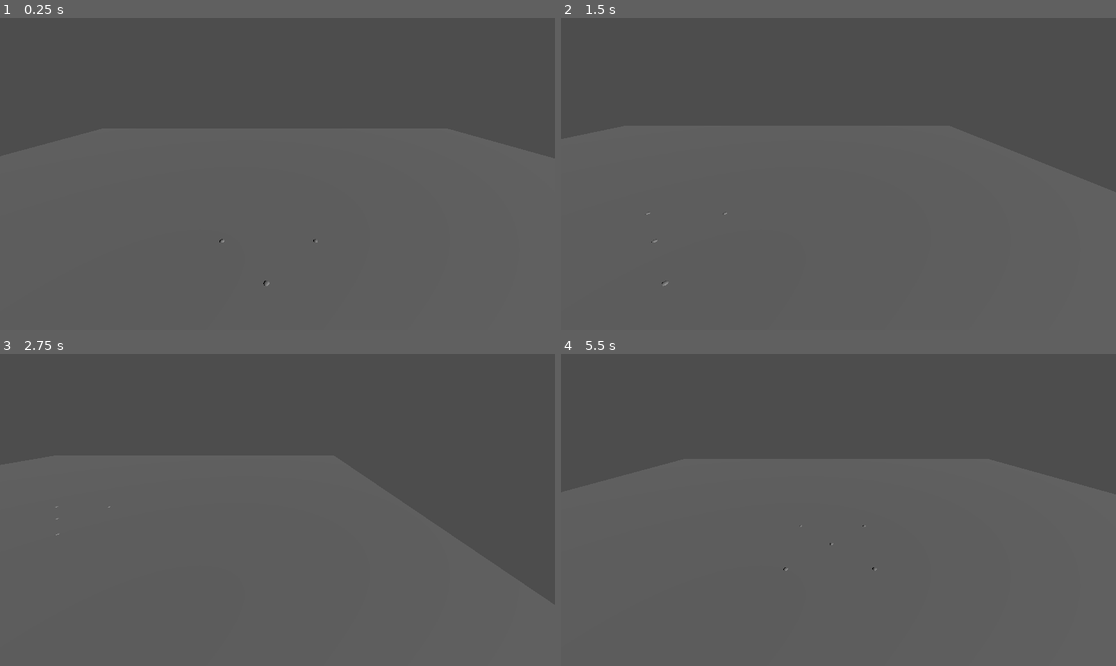
Above: before the commit, frames 1-4 (two rows, left to right).
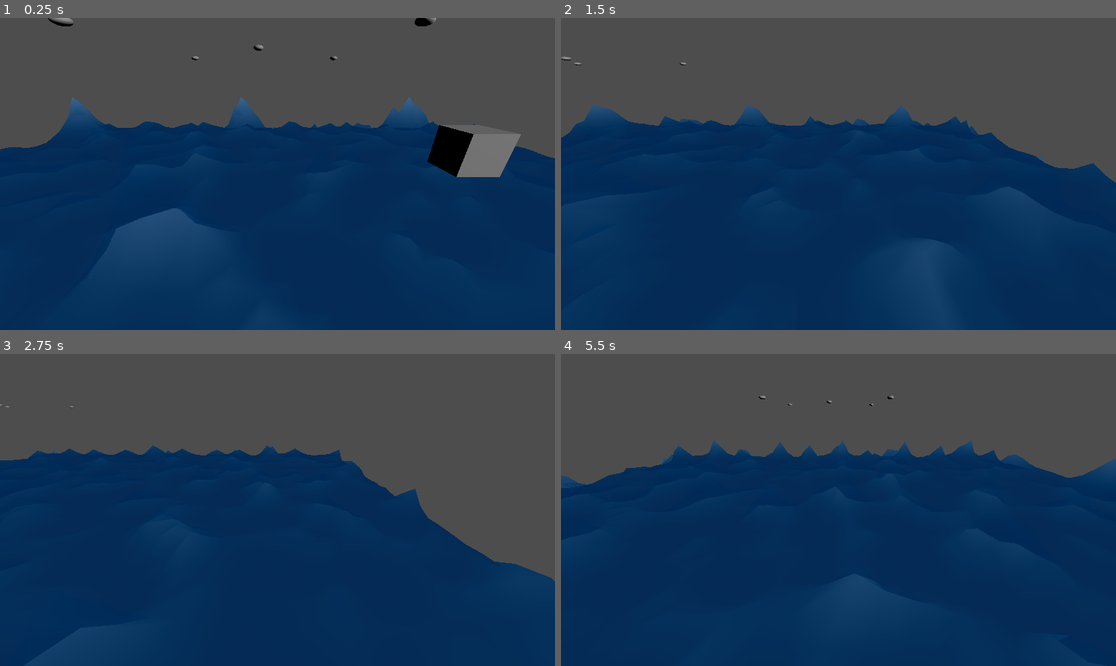
Above: after the commit, the same moments.

Repository: Iain4/sailing-game
Game: Godot game, scene res://main.tscn
The game is run twice, just before and just after one commit, with the same random seed, the same clock (stepped at 60 frames per second) and the same inputs.
Inputs:
- Up to frame 1 (0.25 s): no input
- Up to frame 2 (1.5 s): hold Right (ui_right) 0.53-1.28 s; hold Down (ui_down) from 1.28 s (still down)
- Up to frame 3 (2.75 s): release Down (ui_down) at 2.03 s; hold Right (ui_right) from 2.03 s (still down)
- Up to frame 4 (5.5 s): release Right (ui_right) at 2.78 s; hold Up (ui_up) 2.78-3.53 s; hold Left (ui_left) 3.53-5.03 s; hold Down (ui_down) from 5.03 s (still down)

The runs differ from the first frame. In frame 1, 64% of the frame differs, in the area x 0-100%, y 0-100%; in frame 2, 64%; in frame 3, 59%; in frame 4, 66%, in the area x 0-100%, y 13-100%.
Error before the commit: Invalid call. Nonexistent function 'wave_noise' in base 'Shader'. (res://water.gd:36)

Commit message:
how water collision?

Diff:
--- /dev/null
+++ b/collision_shape_3d.gd
@@ -0,0 +1,10 @@
+extends CollisionShape3D
+
+# Called when the node enters the scene tree for the first time.
+func _ready() -> void:
+	shape = $ShaderMesh.mesh.create_trimesh_shape()
+
+
+# Called every frame. 'delta' is the elapsed time since the previous frame.
+func _process(delta: float) -> void:
+	shape = $ShaderMesh.mesh.create_trimesh_shape()
--- a/main.tscn
+++ b/main.tscn
@@ -1,8 +1,12 @@
-[gd_scene load_steps=4 format=3 uid="uid://7ts82qscuq2m"]
+[gd_scene load_steps=6 format=3 uid="uid://7ts82qscuq2m"]
 
 [ext_resource type="PackedScene" uid="uid://dtd1nxo2gu0bq" path="res://water.tscn" id="1_ig7tw"]
 [ext_resource type="PackedScene" uid="uid://brs4mptfhkd5w" path="res://boat.tscn" id="2_0xm2m"]
 [ext_resource type="Script" uid="uid://r4l026yf0wq5" path="res://marker_3d.gd" id="3_h2yge"]
+
+[sub_resource type="BoxShape3D" id="BoxShape3D_h2yge"]
+
+[sub_resource type="BoxMesh" id="BoxMesh_1bvp3"]
 
 [node name="Main" type="Node"]
 
@@ -23,3 +27,12 @@
 
 [node name="Camera3D" type="Camera3D" parent="CameraPivot"]
 transform = Transform3D(0.99999994, -2.3283064e-09, -2.561137e-09, 4.656613e-10, 1, 0, 1.1641532e-09, -2.9802322e-08, 1.0000001, 0, 0, 0)
+
+[node name="RigidBody3D" type="RigidBody3D" parent="."]
+transform = Transform3D(1, 0, 0, 0, 1, 0, 0, 0, 1, 5, 5, 0)
+
+[node name="CollisionShape3D" type="CollisionShape3D" parent="RigidBody3D"]
+shape = SubResource("BoxShape3D_h2yge")
+
+[node name="MeshInstance3D" type="MeshInstance3D" parent="RigidBody3D/CollisionShape3D"]
+mesh = SubResource("BoxMesh_1bvp3")
--- a/water.gd
+++ b/water.gd
@@ -1,25 +1,30 @@
 extends Area3D
 
-var material: ShaderMaterial
-var time = 0.0
-var tex_1
-var tex_2
-var noise_scale_1: Vector2
-var noise_scale_2: Vector2
-var wave_height: float
-var wave_speed: float
+@export var material: ShaderMaterial
+
+@export var tex_1: NoiseTexture2D
+@export var tex_2: NoiseTexture2D
+
+@export var time = 0.0
+@export var noise_scale_1: Vector2 = Vector2(0.05, 0.05)
+@export var noise_scale_2: Vector2 = Vector2(-0.05, -0.05)
+@export var wave_height: float = 10.0
+@export var wave_speed: float = 0.05
 
 @onready var markers = $Markers.get_children()
+
 # Called when the node enters the scene tree for the first time.
 func _ready() -> void:
 	material = $ShaderMesh.mesh.surface_get_material(0)
 	time = material.get_shader_parameter("time")
-	tex_1 = material.get_shader_parameter("tex_1").noise.get_image(512, 512)
-	tex_2 = material.get_shader_parameter("tex_2").noise.get_image(512, 512)
-	noise_scale_1 = material.get_shader_parameter("noise_scale_1")
-	noise_scale_2 = material.get_shader_parameter("noise_scale_2")
-	wave_height = material.get_shader_parameter("wave_height")
-	wave_speed = material.get_shader_parameter("wave_speed")
+
+	material.set_shader_parameter("tex_1", tex_1)
+	material.set_shader_parameter("tex_2", tex_2)
+
+	material.set_shader_parameter("noise_scale_1", noise_scale_1)
+	material.set_shader_parameter("noise_scale_2", noise_scale_2)
+	material.set_shader_parameter("wave_height", wave_height)
+	material.set_shader_parameter("wave_speed", wave_speed)
 
 
 # Called every frame. 'delta' is the elapsed time since the previous frame.
@@ -27,27 +32,23 @@
 	# keepin it all synced up
 	time += delta
 	material.set_shader_parameter("time", time)
+
 	for m in markers:
 		var pos = m.position
-		m.position = Vector3(pos.x, get_water_height(m.position), pos.z)
+		var h = get_water_height(pos)
+		m.position = Vector3(pos.x, h, pos.z)
 
+#
+func get_water_height(pos: Vector3) -> float:
+	var p = Vector2(pos.x, pos.z)
+	var tex_coord_1 = p * noise_scale_1 + Vector2(time * wave_speed, time * wave_speed)
+	var noise_1 = tex_1.noise.get_noise_2dv(tex_coord_1)
+	#noise_1 = (noise_1 + 1.0) / 2.0
 
-func get_water_height(world_pos: Vector3):
-	return material.shader.wave_noise(world_pos)
+	var tex_coord_2 = p * noise_scale_2 + Vector2(time * wave_speed, time * wave_speed)
+	var noise_2 = tex_2.noise.get_noise_2dv(tex_coord_2)
+	#noise_2 = (noise_2 + 1.0) / 2.0
 
+	var noise = noise_1 * noise_2 * wave_height
 
-func _get_noise_value(
-		texture,
-		world_pos: Vector3,
-		noise_scale: Vector2
-	) -> float:
-	var uv_x = (world_pos.x * noise_scale.x + time * wave_speed)
-	var uv_y = (world_pos.z * noise_scale.y + time * wave_speed)
-	var pixel_pos = Vector2(uv_x * texture.get_width(), uv_y * texture.get_height())
-	return texture.get_pixelv(pixel_pos).r
-
-func get_water_height_1(world_pos: Vector3) -> float:
-	var noise_1 = _get_noise_value(tex_1, world_pos, noise_scale_1)
-	var noise_2 = _get_noise_value(tex_2, world_pos, noise_scale_2)
-
-	return noise_1 * noise_2 * wave_height + position.y
+	return noise
--- a/water.tscn
+++ b/water.tscn
@@ -1,39 +1,67 @@
-[gd_scene load_steps=10 format=3 uid="uid://dtd1nxo2gu0bq"]
+[gd_scene load_steps=15 format=3 uid="uid://dtd1nxo2gu0bq"]
 
 [ext_resource type="Script" uid="uid://rf7f1v4x2xmx" path="res://water.gd" id="1_xwcm7"]
 [ext_resource type="Shader" uid="uid://cfakfoi1vq7d1" path="res://water_shader.gdshader" id="2_cd1ay"]
 
-[sub_resource type="FastNoiseLite" id="FastNoiseLite_6oag4"]
+[sub_resource type="FastNoiseLite" id="FastNoiseLite_7wcun"]
+noise_type = 2
+fractal_type = 0
+cellular_distance_function = 1
+
+[sub_resource type="NoiseTexture2D" id="NoiseTexture2D_dcmoc"]
+noise = SubResource("FastNoiseLite_7wcun")
+seamless = true
+
+[sub_resource type="FastNoiseLite" id="FastNoiseLite_qmoj4"]
+noise_type = 2
+seed = 1
+frequency = 0.009
+fractal_type = 0
+cellular_distance_function = 1
+cellular_jitter = 0.9
+
+[sub_resource type="NoiseTexture2D" id="NoiseTexture2D_x4ob8"]
+noise = SubResource("FastNoiseLite_qmoj4")
+seamless = true
+
+[sub_resource type="SphereMesh" id="SphereMesh_7wcun"]
+radius = 0.1
+height = 0.1
+
+[sub_resource type="ConvexPolygonShape3D" id="ConvexPolygonShape3D_7wcun"]
+
+[sub_resource type="FastNoiseLite" id="FastNoiseLite_dcmoc"]
 noise_type = 2
 seed = 1
 fractal_type = 0
 cellular_distance_function = 1
 
 [sub_resource type="NoiseTexture2D" id="NoiseTexture2D_mehw6"]
-noise = SubResource("FastNoiseLite_6oag4")
+noise = SubResource("FastNoiseLite_dcmoc")
 seamless = true
 normalize = false
 
-[sub_resource type="FastNoiseLite" id="FastNoiseLite_cytmc"]
+[sub_resource type="FastNoiseLite" id="FastNoiseLite_x4ob8"]
 noise_type = 2
-seed = 10
-frequency = 0.011
+seed = 1
+frequency = 0.009
 fractal_type = 0
 cellular_distance_function = 1
+cellular_jitter = 0.9
 
 [sub_resource type="NoiseTexture2D" id="NoiseTexture2D_lotjo"]
-noise = SubResource("FastNoiseLite_cytmc")
+noise = SubResource("FastNoiseLite_x4ob8")
 seamless = true
 
-[sub_resource type="ShaderMaterial" id="ShaderMaterial_mehw6"]
+[sub_resource type="ShaderMaterial" id="ShaderMaterial_746c1"]
 render_priority = 0
 shader = ExtResource("2_cd1ay")
 shader_parameter/time = 0.0
 shader_parameter/tex_1 = SubResource("NoiseTexture2D_mehw6")
 shader_parameter/tex_2 = SubResource("NoiseTexture2D_lotjo")
 shader_parameter/ColorParameter = Color(0, 0.266667, 0.533333, 1)
-shader_parameter/noise_scale_1 = Vector2(0.025, 0.025)
-shader_parameter/noise_scale_2 = Vector2(-0.025, -0.025)
+shader_parameter/noise_scale_1 = Vector2(10, 10)
+shader_parameter/noise_scale_2 = Vector2(-10, -10)
 shader_parameter/wave_height = 10.0
 shader_parameter/wave_speed = 0.035
 shader_parameter/fragment_power = 1.25
@@ -41,21 +69,17 @@
 shader_parameter/roughness = 0.0
 
 [sub_resource type="PlaneMesh" id="PlaneMesh_lotjo"]
-material = SubResource("ShaderMaterial_mehw6")
+lightmap_size_hint = Vector2i(252, 252)
+material = SubResource("ShaderMaterial_746c1")
+add_uv2 = true
 size = Vector2(50, 50)
-subdivide_width = 99
-subdivide_depth = 99
-
-[sub_resource type="SphereMesh" id="SphereMesh_7wcun"]
-radius = 0.1
-height = 0.1
+subdivide_width = 49
+subdivide_depth = 49
 
 [node name="Water" type="Area3D"]
 script = ExtResource("1_xwcm7")
-
-[node name="ShaderMesh" type="MeshInstance3D" parent="."]
-mesh = SubResource("PlaneMesh_lotjo")
-skeleton = NodePath("")
+tex_1 = SubResource("NoiseTexture2D_dcmoc")
+tex_2 = SubResource("NoiseTexture2D_x4ob8")
 
 [node name="Markers" type="Node3D" parent="."]
 
@@ -87,3 +111,10 @@
 
 [node name="MeshInstance3D" type="MeshInstance3D" parent="Markers/Marker3D5"]
 mesh = SubResource("SphereMesh_7wcun")
+
+[node name="CollisionShape3D" type="CollisionShape3D" parent="."]
+shape = SubResource("ConvexPolygonShape3D_7wcun")
+
+[node name="ShaderMesh" type="MeshInstance3D" parent="."]
+mesh = SubResource("PlaneMesh_lotjo")
+skeleton = NodePath("")
--- a/water_shader.gdshader
+++ b/water_shader.gdshader
@@ -1,5 +1,5 @@
 shader_type spatial;
-render_mode blend_mix, depth_draw_opaque, depth_test_default, cull_back, diffuse_lambert, specular_schlick_ggx, world_vertex_coords;
+//render_mode blend_mix, depth_draw_opaque, depth_test_default, cull_back, diffuse_lambert, specular_schlick_ggx;
 
 //uniform sampler2D tex_vtx_2;
 //uniform sampler2D tex_vtx_5;
@@ -7,17 +7,17 @@
 uniform sampler2D tex_1;
 uniform sampler2D tex_2;
 uniform vec4 ColorParameter : source_color = vec4(0.000000, 0.266667, 0.533333, 1.000000);
-uniform vec2 noise_scale_1 = vec2(0.025, 0.025);
-uniform vec2 noise_scale_2 = vec2(-0.025, -0.025);
-uniform float wave_height = 15.0;
-uniform float wave_speed = 0.035;
+uniform vec2 noise_scale_1;
+uniform vec2 noise_scale_2;
+uniform float wave_height;
+uniform float wave_speed;
 uniform float fragment_power = 1.25;
 uniform float alpha = 0.95;
-uniform float roughness = 0.0;
+uniform float roughness = 0.2;
 
 
 vec4 wave_noise(vec2 pos){
-	vec2 t = vec2(time);
+	vec2 t = vec2(time, time);
 
 // Texture 1
 // Texture2D for texture 1
@@ -37,21 +37,19 @@
 
 
 void vertex() {
-	vec3 world_pos = (MODEL_MATRIX * vec4(VERTEX, 1.0)).xyz;
+	vec3 world_pos = (MODEL_MATRIX * vec4(VERTEX, 0.0)).xyz;
 	vec4 noise = wave_noise(world_pos.xz);
-
 
 // VectorOp:10
 	vec3 exponent = vec3(fragment_power);
 	vec3 c_noise = pow(noise.xyz, exponent);
-
 // VectorOp: Assigning the COLOR prop for fragment funciton
 	COLOR = vec4(c_noise, 0.0) + ColorParameter;
 
 
-// MultiplyAdd: Noise * Normal + vertex
-	vec3 noised_vertex = fma(vec3(noise.xyz), NORMAL, VERTEX);
-
+// MultiplyAdd: Noise * Normal + vertex, NORMAL just selects the y component
+	vec3 noised_vertex = noise.r * NORMAL + VERTEX;
+//VERTEX = vec3(VERTEX.x, noise.y * wave_height + VERTEX.y, VERTEX.z)
 
 // Adjusting wave height and outputing:
 	VERTEX = noised_vertex * vec3(1.0, wave_height, 1.0);
Not shown, added: collision_shape_3d.gd.uid
